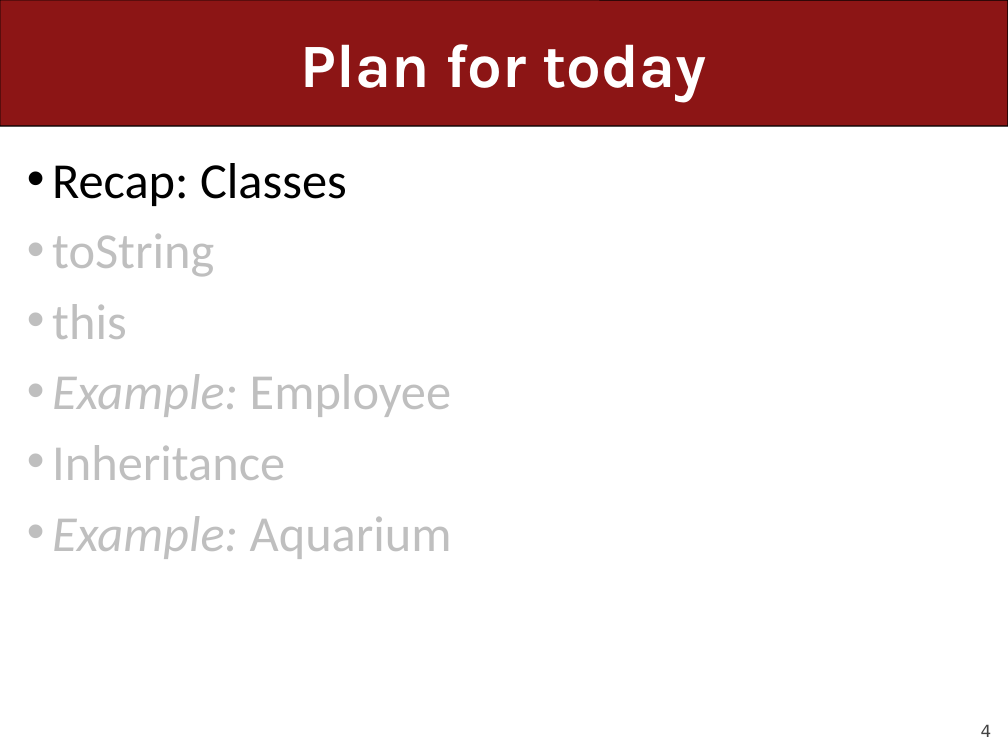
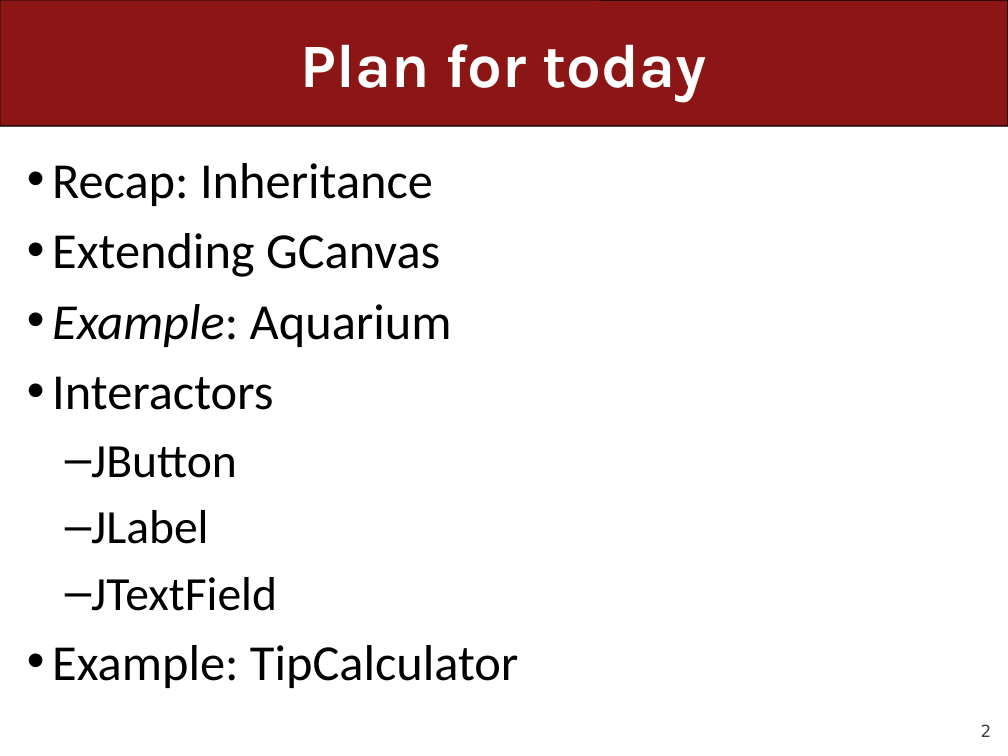
Before and after one commit to ckincaid17/cs106a-summer-2018, a slide deck: slide 2 of WWW/lectures/Lecture23/Lecture23.pptx (slide 4 before the commit). Drawn at 1008x756 pixels with LibreOffice and Linux fonts; fonts in the diff are those of the drawing. Boxes give left, top, right and bottom in pixels: in the first picture for what was removed or moved away, otherwise in the second. Text is boxed around its words. In the diff, an @@ line names an element or a change of style, - is before the commit and + after.

```diff
--- a/WWW/lectures/Lecture23/Lecture23.pptx
+++ b/WWW/lectures/Lecture23/Lecture23.pptx
@@ text at (x1=52, y1=163, x2=440, y2=277): text changed; text colour #BFBFBF to #000000 @@
-• Recap: Classes
-• toString
-• this
-• Example: Employee
-• Inheritance
+• Recap: Inheritance
+• Extending GCanvas
@@ text at (x1=52, y1=304, x2=452, y2=347): text colour #BFBFBF to #000000 in "Example: Aquarium"; italic off in "Example:" @@
@@ text at (x1=52, y1=376, x2=519, y2=688): paragraphs added @@
+• Interactors
+  – JButton
+  – JLabel
+  – JTextField
+• Example: TipCalculator
@@ page number at (x1=981, y1=724, x2=992, y2=737): text changed @@
-4
+2
```
Also in this commit, not shown: 12 other slides changed, 35 slides added, 26 slides removed, 4 other files.
